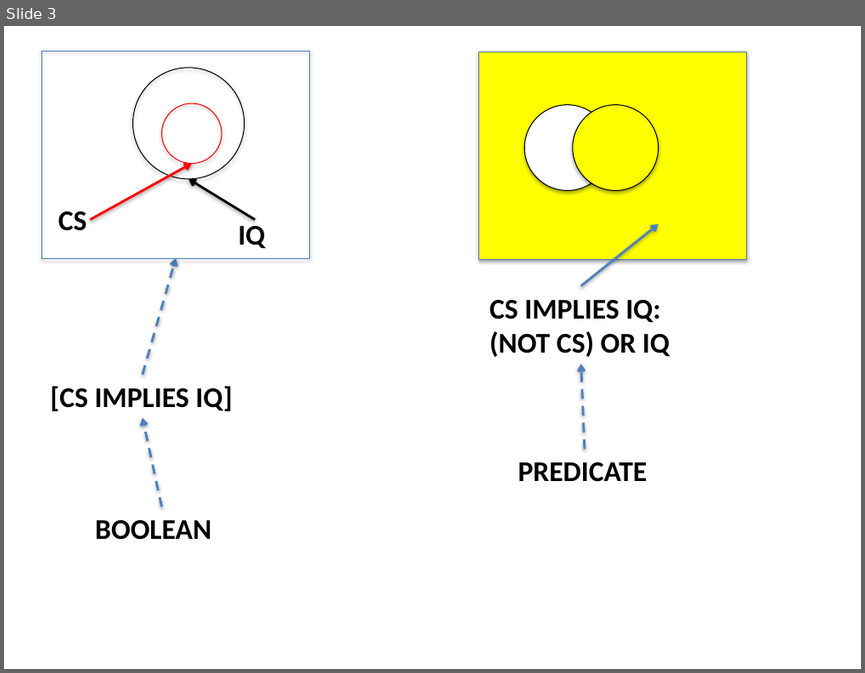
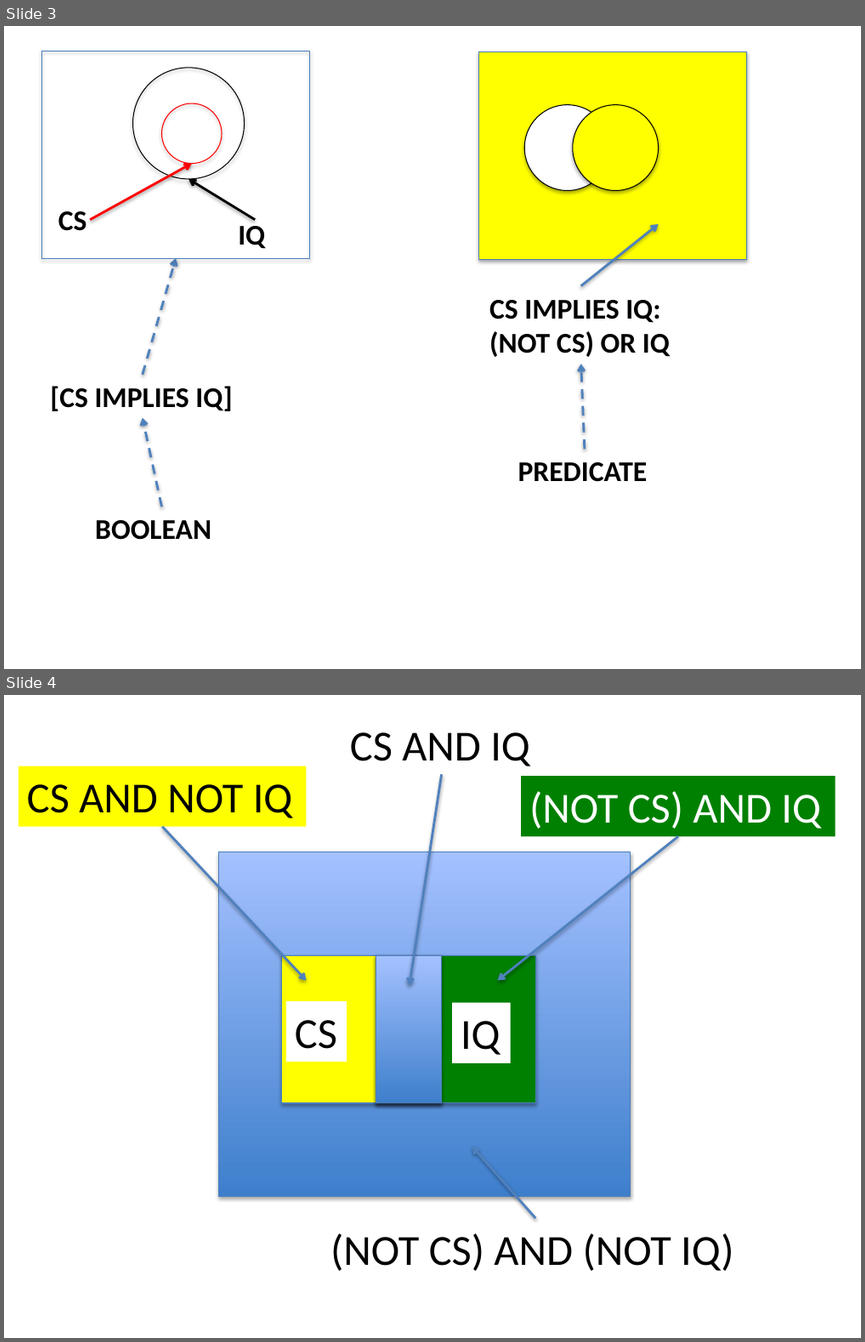
Before and after one commit to kmchandy/kmchandy.github.io, a slide deck: Predicates/PredicatesSelfTests.pptx. Shown one above the other, each under a label of ours: slide 3 before the commit, slides 3 and 4 after it. The pictures are 865x673 and 865x1342 pixels, drawn with LibreOffice and Linux fonts; fonts in the diff are those of the drawing. Boxes give left, top, right and bottom in pixels: in the first picture for what was removed or moved away, otherwise in the second. Text is boxed around its words. In the diff, an @@ line names an element or a change of style, - is before the commit and + after.

```diff
--- a/Predicates/PredicatesSelfTests.pptx
+++ b/Predicates/PredicatesSelfTests.pptx
@@ slide 4 added at [4,695,861,1338], background #FFFFFF @@
@@ text added at [350,732,530,766], 36 pt, text #000000 @@
+CS AND IQ
@@ rectangle added at [18,766,307,827], fill #FFFF00, 36 pt, text #000000 @@
+CS AND NOT IQ
@@ arrow added from (442, 775) to (409, 986), #4F81BD 2 pt @@
@@ rectangle added at [521,776,835,836], fill #008000, 36 pt, text #FFFFFF @@
+(NOT CS) AND IQ
@@ arrow added from (162, 827) to (307, 981), #4F81BD 2 pt @@
@@ arrow added from (678, 836) to (498, 981), #4F81BD 2 pt @@
@@ rectangle added at [218,851,630,1196], fill gradient #3F80CE to #A4C4FF, outline #4B7EBC 0.75 pt @@
@@ rectangle added at [282,955,442,1103], fill #FFFF00, outline #4B7EBC 0.75 pt @@
@@ rectangle added at [375,955,536,1103], fill #008000, outline #4B7EBC 0.75 pt @@
@@ rectangle added at [375,955,442,1103], fill gradient #3F80CE to #A4C4FF, outline #4B7EBC 0.75 pt @@
@@ rectangle added at [286,1001,346,1061], fill #FFFFFF, 36 pt, text #000000 @@
+CS
@@ rectangle added at [452,1003,511,1063], fill #FFFFFF, 36 pt, text #000000 @@
+IQ
@@ arrow added from (535, 1218) to (472, 1146), #4F81BD 2 pt @@
@@ text added at [330,1233,733,1270], 36 pt, text #000000 @@
+(NOT CS) AND (NOT IQ)
```
Also in this commit, not shown: 28 other files.
